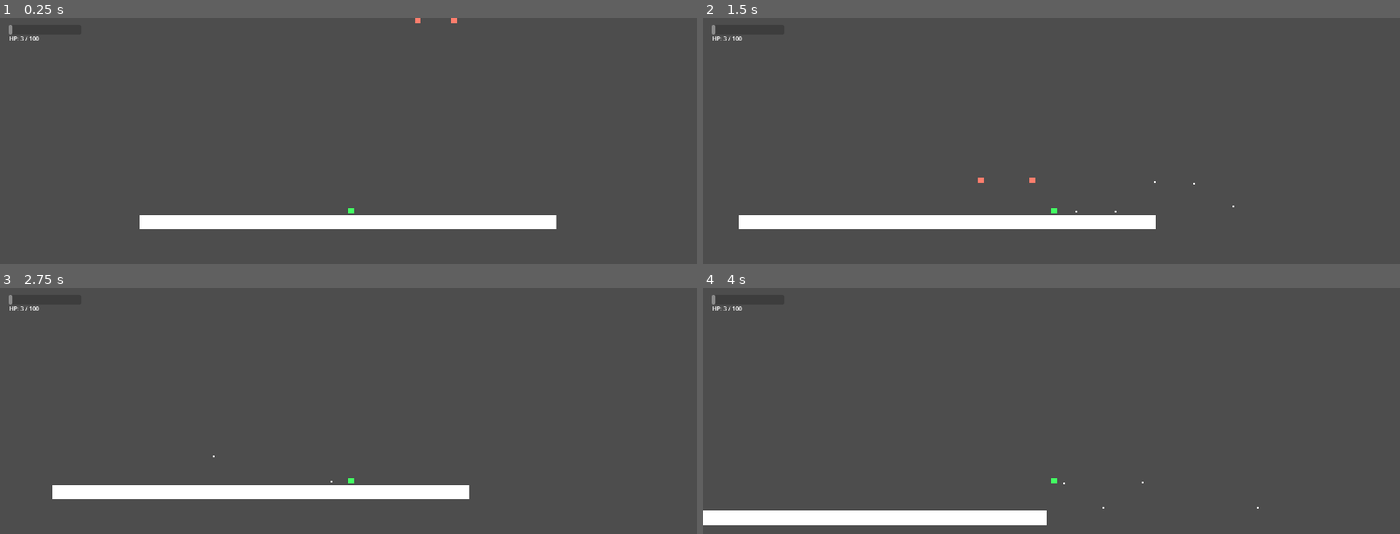
Above: before the commit, frames 1-4 (two rows, left to right).
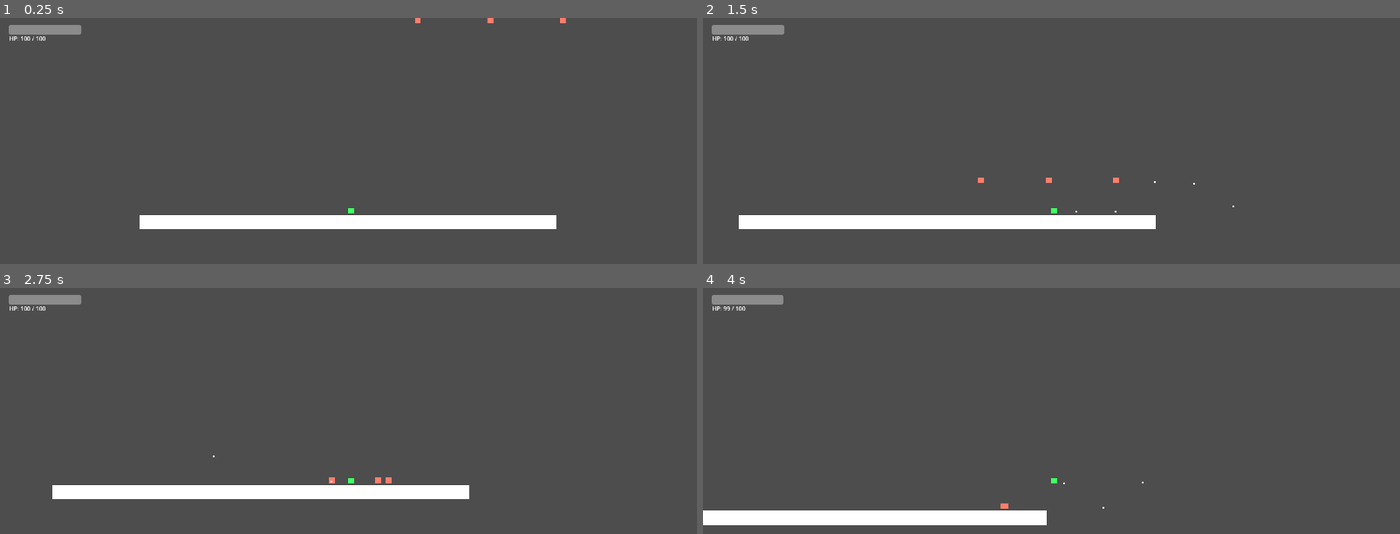
Above: after the commit, the same moments.

Repository: kirbygba06/Godot2026
Game: Godot game, scene res://PRINCIPAL.tscn
The game is run twice, just before and just after one commit, with the same random seed, the same clock (stepped at 60 frames per second) and the same inputs.
Inputs:
- Up to frame 1 (0.25 s): no input
- Up to frame 2 (1.5 s): tap Enter (ui_accept) at 0.5, 0.77 s; hold Z (shoot) 0.53-1.28 s; hold Right (ui_right) from 0.53 s (still down); tap Z (shoot) at 1.35 s
- Up to frame 3 (2.75 s): tap Enter (ui_accept) at 1.52 s; release Right (ui_right) at 2.03 s; hold Left (ui_left) from 2.03 s (still down); hold Z (shoot) from 2.03 s (still down)
- Up to frame 4 (4 s): release Left (ui_left) at 2.78 s; release Z (shoot) at 2.78 s; hold Right (ui_right) from 2.78 s (still down); tap Z (shoot) at 2.85 s; tap Enter (ui_accept) at 3.02, 3.77 s; hold Z (shoot) from 3.53 s (still down)

The runs differ from the first frame. In frame 1, 0.5% of the frame differs, in the area x 1-82%, y 0-10%; in frame 2, 0.5%; in frame 3, 0.5%, in the area x 1-57%, y 2-80%; in frame 4, 0.4%.

Commit message:
Add files via upload

Diff:
--- a/Cena1.gd
+++ b/Cena1.gd
@@ -4,7 +4,8 @@
 
 func _ready() -> void:
 	spawn_enemy(200, -500)
-	spawn_enemy(300, -500)
+	spawn_enemy(400, -500)
+	spawn_enemy(600, -500)
 
 	var player = get_node_or_null("Player")
 	if player:
@@ -12,8 +13,6 @@
 		_atualizar_hud(player.hp)
 
 func _atualizar_hud(nova_vida: int) -> void:
-	print("🔥 HUD ATUALIZADA! Vida: ", nova_vida)
-
 	var barra = get_node_or_null("HUD/BarraVida")
 	var texto = get_node_or_null("HUD/TextoVida")
 
--- a/ENEMY1.gd
+++ b/ENEMY1.gd
@@ -1,6 +1,5 @@
 extends CharacterBody2D
 
-# ===== VARIÁVEIS =====
 const PATROL_SPEED = 100.0
 const CHASE_SPEED = 150.0
 const VISION_RANGE = 250.0
@@ -9,26 +8,26 @@
 const GRAVITY = 400.0
 
 var direction = -1.0
-var hp = 1
 var player_ref: Node = null
 var damage_timer = DAMAGE_INTERVAL
+var hp: int = 30
+var original_modulate: Color
 
 func _ready() -> void:
-	# 🔥 Usa a $Vision (grande) para detectar o player
+	if has_node("Hitbox"):
+		$Hitbox.add_to_group("hitbox_inimigo")
+	if has_node("ColorRect"):
+		original_modulate = $ColorRect.modulate
+	elif has_node("Sprite2D"):
+		original_modulate = $Sprite2D.modulate
+
 	$Vision.body_entered.connect(_on_body_entered)
 	$Vision.body_exited.connect(_on_body_exited)
 
-	# 🔥 Usa a $Hitbox (pequena) para receber dano de balas
-	$Hitbox.area_entered.connect(_on_hitbox_entered)
-
 func _physics_process(delta: float) -> void:
-	# Gravidade
 	if not is_on_floor():
 		velocity.y += GRAVITY * delta
-
-	# Movimento
 	var speed = PATROL_SPEED
-
 	if player_ref and is_instance_valid(player_ref):
 		var distance = global_position.distance_to(player_ref.global_position)
 
@@ -36,14 +35,13 @@
 			speed = CHASE_SPEED
 			direction = sign(player_ref.global_position.x - global_position.x)
 
-			# Dano por contato (usa a distância real, não a Area2D)
+
 			if distance < DAMAGE_RANGE:
 				damage_timer -= delta
 				if damage_timer <= 0:
 					if player_ref.has_method("take_damage"):
 						player_ref.take_damage(1)
 					damage_timer = DAMAGE_INTERVAL
-
 	velocity.x = direction * speed
 	move_and_slide()
 
@@ -55,10 +53,17 @@
 	if body == player_ref:
 		player_ref = null
 
-# 🔥 NOVA FUNÇÃO: Só é chamada quando a bala toca na Hitbox (corpo)
-func _on_hitbox_entered(area: Area2D) -> void:
-	if area.is_in_group("bullet"):
-		hp -= 1
-		area.queue_free() # Apaga a bala
-		if hp <= 0:
-			queue_free() # Apaga o inimigo
+func take_damage(amount: int, bullet_direction: float) -> void:
+	hp -= amount
+	if has_node("ColorRect"):
+		$ColorRect.modulate = Color.RED
+	elif has_node("Sprite2D"):
+		$Sprite2D.modulate = Color.RED
+	await get_tree().create_timer(0.1).timeout
+	if has_node("ColorRect"):
+		$ColorRect.modulate = original_modulate
+	elif has_node("Sprite2D"):
+		$Sprite2D.modulate = original_modulate
+	position.x += bullet_direction * 30.0
+	if hp <= 0:
+		queue_free()
--- a/bullet.gd
+++ b/bullet.gd
@@ -2,7 +2,8 @@
 
 const SPEED = 800.0
 var direction = 1.0
-var ja_colidiu = false  #  TRAVA ANTI-DANO DUPLO
+var damage: int = 10
+var ja_colidiu = false
 
 func _ready() -> void:
 	add_to_group("bullet")
@@ -13,14 +14,16 @@
 	position.x += direction * SPEED * delta
 
 func _on_area_entered(area: Area2D) -> void:
-	# 🔥 Se já colidiu com algo, ignora qualquer outra coisa
 	if ja_colidiu:
 		return
+	if area.is_in_group("hitbox_inimigo"):
+		ja_colidiu = true
 
-	# 🔥 Só causa dano se tocar na Hitbox do inimigo (ignora a Vision)
-	if area.is_in_group("hitbox_inimigo"):
-		ja_colidiu = true  # Ativa a trava
-		queue_free()       # Bala é destruída instantaneamente
+		var inimigo = area.get_parent()
+		if inimigo.has_method("take_damage"):
+			inimigo.take_damage(damage, direction)
+
+		queue_free()
 
 func _on_screen_exited() -> void:
 	queue_free()
--- a/mainchar.gd
+++ b/mainchar.gd
@@ -1,93 +1,63 @@
 extends CharacterBody2D
 
-# ===== SINAIS (Mantido igual para não quebrar o Cena1.gd) =====
+
 signal vida_mudou(nova_vida: int)
-
-# ===== VARIÁVEIS DE MOVIMENTO (Ajustadas para um pulo melhor) =====
-@export var SPEED: float = 300.0
-@export var JUMP_VELOCITY: float = -450.0 # Aumentei o pulo
-@export var base_gravity: float = 1200.0
-@export var fall_gravity_multiplier: float = 1.8 # Cai mais rápido
-
-# ===== GAME FEEL (A mágica) =====
-@export var coyote_time: float = 0.12
-@export var jump_buffer_time: float = 0.15
-
+var SPEED: float = 300.0
+var JUMP_VELOCITY: float = -450.0
+var base_gravity: float = 1200.0
+var fall_gravity_multiplier: float = 1.8
+var coyote_time: float = 0.12
+var jump_buffer_time: float = 0.15
 var facing_direction: float = 1.0
 var coyote_timer: float = 0.0
 var jump_buffer_timer: float = 0.0
-
-# ===== VARIÁVEIS DE VIDA (Mantido igual) =====
-var hp: int = 3
-
-# ===== VARIÁVEIS DE TIRO =====
-@export var SHOOT_COOLDOWN: float = 0.2
+var hp: int = 100 # Mudei para 100 para bater com a sua HUD da Cena1
+var SHOOT_COOLDOWN: float = 0.2
 var shoot_cooldown_timer: float = 0.0
-
-# ===== CENAS =====
 const bullet_scene = preload("res://bullet.tscn")
 
 func _ready() -> void:
 	add_to_group("player")
 
 func _physics_process(delta: float) -> void:
-	# 1. GRAVIDADE CUSTOMIZADA
 	if not is_on_floor():
 		var current_gravity = base_gravity
-		if velocity.y > 0: # Se estiver caindo, multiplica a gravidade
+		if velocity.y > 0:
 			current_gravity *= fall_gravity_multiplier
 		velocity.y += current_gravity * delta
 	else:
-		coyote_timer = coyote_time # Enche o tanque do coyote no chão
-
-	# 2. TIMERS
+		coyote_timer = coyote_time
 	if coyote_timer > 0: coyote_timer -= delta
 	if jump_buffer_timer > 0: jump_buffer_timer -= delta
-
-	# 3. BUFFER DE PULO
 	if Input.is_action_just_pressed("ui_accept"):
 		jump_buffer_timer = jump_buffer_time
-
-	# 4. PULO (Só pula se tiver buffer e coyote)
 	if jump_buffer_timer > 0 and coyote_timer > 0:
 		velocity.y = JUMP_VELOCITY
 		coyote_timer = 0.0
 		jump_buffer_timer = 0.0
-
-	# 5. MOVIMENTO
 	var direction := Input.get_axis("ui_left", "ui_right")
 	if direction != 0:
 		velocity.x = direction * SPEED
 		facing_direction = sign(direction)
 	else:
 		velocity.x = move_toward(velocity.x, 0, 1500.0 * delta)
-
-	# 6. TIRO (Mantido igual ao seu original)
 	shoot_cooldown_timer -= delta
-	# Agora usamos a ação "shoot" que criamos no Input Map
 	if Input.is_action_pressed("shoot") and shoot_cooldown_timer <= 0:
 		shoot()
 		shoot_cooldown_timer = SHOOT_COOLDOWN
-
 	move_and_slide()
 
-# ===== TIRO (Vamos melhorar isso no PASSO 2) =====
 func shoot():
 	var bullet = bullet_scene.instantiate()
-
-	# A MÁGICA DO MARKER2D:
-	# Pegamos a posição X e Y do Marker2D que você arrastou na tela.
-	# Multiplicamos o X pelo facing_direction (1 ou -1) para o tiro sair do lado certo!
 	var muzzle_offset = $Muzzle.position
 	bullet.global_position = global_position + Vector2(muzzle_offset.x * facing_direction, muzzle_offset.y)
-
 	bullet.direction = facing_direction
 	get_parent().add_child(bullet)
 
-# ===== VIDA (Mantido EXATAMENTE como o Cena1.gd espera) =====
 func take_damage(amount: int) -> void:
 	hp -= amount
-	vida_mudou.emit(hp) # Continua passando só 1 número!
+	vida_mudou.emit(hp)
 	if hp <= 0:
 		hp = 0
+		get_tree().reload_current_scene()
 		queue_free()
